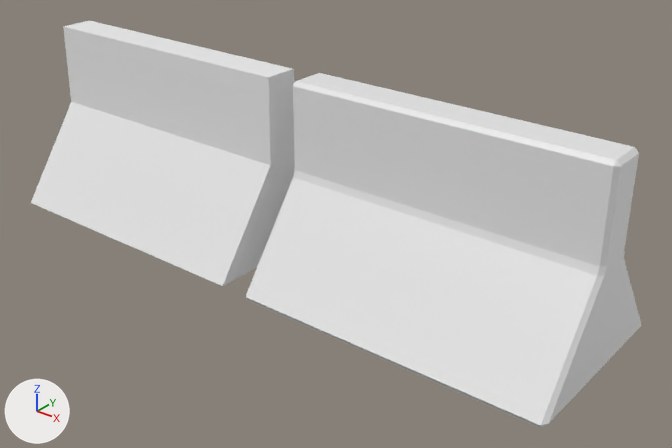
Before and after pictures for a commit that changed the Blender file Utils/Modelos/barreira concreto.blend.
Both versions are drawn from a 50 mm camera at (4.1, -4.24, 2.09) aimed at (0.84, -0.16, -0.43). Lighting does not change. The marker at lower left points along +X, +Y and +Z.
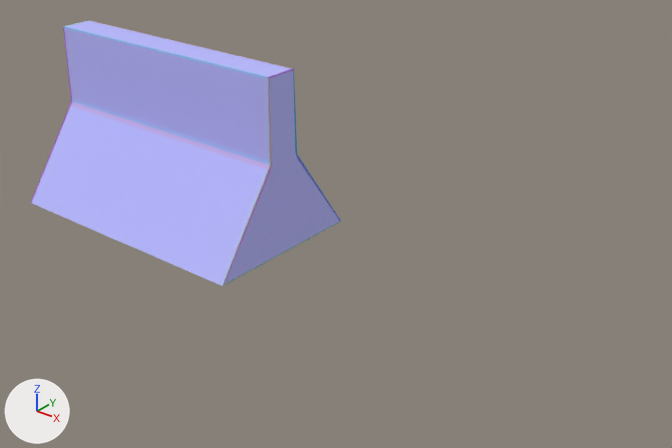
The newer file is also turned or shifted as a whole; pictures and numbers use the older file's frame.

Changed parts and their boxes [x1, y1, x2, y2] in the pictures (672 x 448 px):
'Cube', deleted
    before: [246, 73, 642, 428]
'Cube.001', surface changed (white to blue)
    both: [31, 21, 341, 286]

What changed in the scene script:
```text
Add img_normalbarreira_png:
    img_normalbarreira_png = load_image('normalbarreira.png', '../Texturas/normalmaps/normalbarreira.png', 1024, 1024, 'Non-Color')
Change mat_material_001:
    add n2 = _N.new('ShaderNodeNormalMap'); n2.name = 'Normal Map'
    add n3 = _N.new('ShaderNodeTexImage'); n3.name = 'Image Texture'
    add n3.image = img_normalbarreira_png
    where n1 = _N.new('ShaderNodeBsdfDiffuse'); n1.name = 'Diffuse BSDF'
    add _L.new(n3.outputs[0], n2.inputs[1])  # 'Color' to 'Color'
    add _L.new(n3.outputs[0], n1.inputs[0])  # 'Color' to 'Color'
    add _L.new(n2.outputs[0], n1.inputs[2])  # 'Normal' to 'Normal'
Remove ob_cube:
    ob_cube = bpy.data.objects.new('Cube', me_cube_001)
    ob_cube.location = (1.639, 0.0, 0.0)
```
